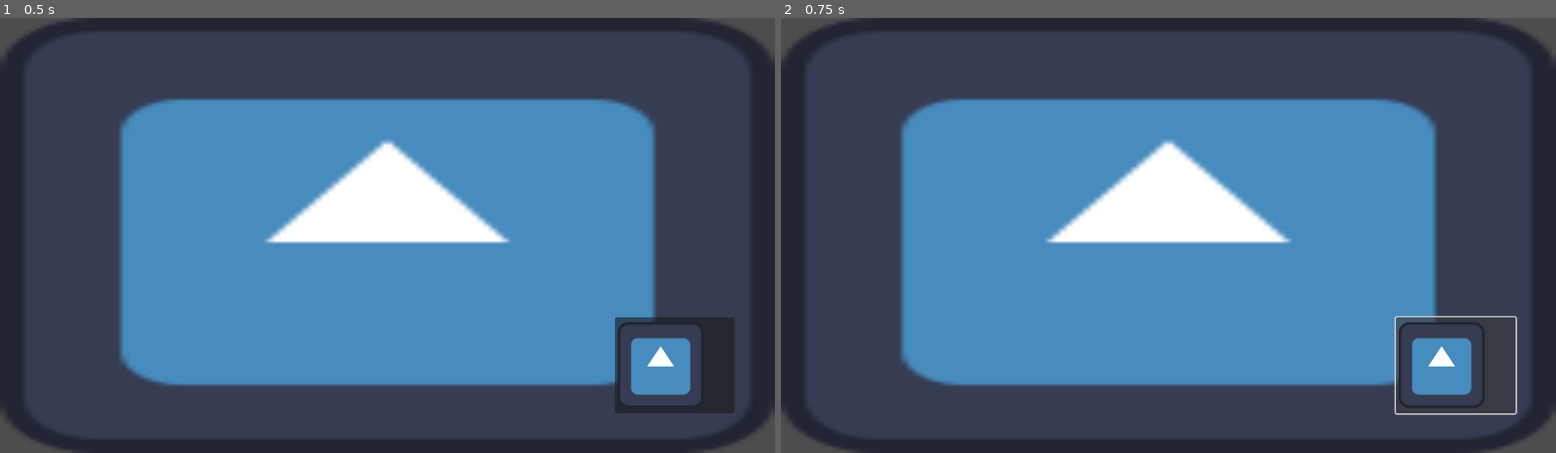
Above: before the commit, frames 1-2 (left to right).
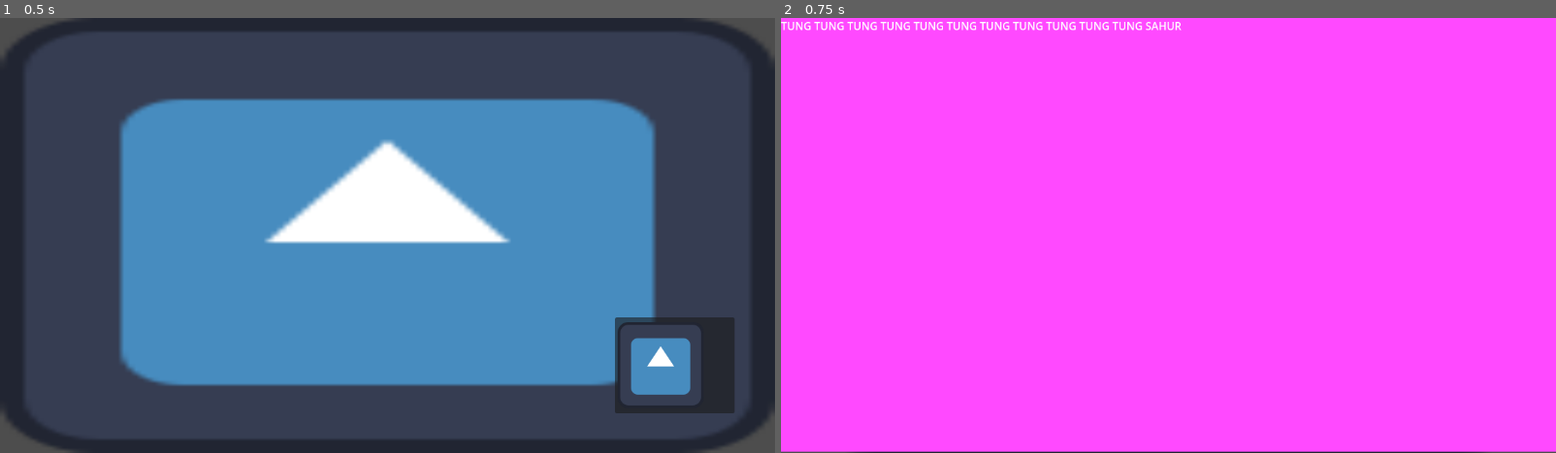
Above: after the commit, the same moments.

Repository: FedericoRigolon/LoSapeviChe
Game: Godot game, scene res://scenes/main.tscn
The game is run twice, just before and just after one commit, with the same random seed, the same clock (stepped at 60 frames per second) and the same inputs. This scene is started directly instead of the project's main scene. The engine's default icon, where the game draws it, is replaced by a stand-in: a white triangle on a blue panel in a dark square.
Inputs (mouse positions are in pixels of both pictures, inside the frame that each line leads up to):
- Up to frame 1 (0.5 s): no input
- Up to frame 2 (0.75 s): click (1455, 366) at 0.5 s

Frame 1 is identical in both runs. In frame 2, 100% of the frame differs, in the area x 0-100%, y 0-100%.
Error before the commit: Parse Error: Preload file "res://scenes/question.tcsn" does not exist. (res://scripts/main.gd:18)

Commit message:
round factory fix 2

Diff:
--- a/lo_sapevi_che/scripts/main.gd
+++ b/lo_sapevi_che/scripts/main.gd
@@ -15,7 +15,7 @@
 func round_factory(round_number):
 
 	var lambda_question = func() -> Question:
-		var question = preload("res://scenes/question.tcsn").instantiate()
+		var question = preload("res://scenes/question.tscn").instantiate()
 		match round_number:
 			1:
 				return question.setup()
@@ -33,34 +33,36 @@
 
 	var lambda_answers = func() -> Array[Answer]:
 			var answers: Array[Answer]
+			var answer = preload("res://scenes/answer.tscn").instantiate()
 
-			var answer = preload("res://scenes/answer.tcsn")
 			var correct_answer = func(text: String) -> void:
-				answer.set_script("res://scripts/right_answer.gd")
-				answers.append(answer.instantiate().setup(text))
+				answer.set_script(preload("res://scripts/right_answer.gd"))
+				answer.setup(text)
+				answers.append(answer)
 
 			var wrong_answers = func(texts: Array[String]) -> void:
-				answer.set_script("res://scripts/wrong_answer.gd")
+				answer.set_script(preload("res://scripts/wrong_answer.gd"))
 				for text in texts:
-					answers.append(answer.instantiate().setup(text))
+					answer.setup(text)
+					answers.append(answer)
 
 			var make_answer = func() -> void:
 				match round_number:
 					1:
 						correct_answer.call("a")
-						wrong_answers.call("b")
+						wrong_answers.call(["b", "c", "d"] as Array[String])
 					2:
 						correct_answer.call("a")
-						wrong_answers.call("b")
+						wrong_answers.call(["b", "c", "d"] as Array[String])
 					3:
 						correct_answer.call("a")
-						wrong_answers.call("b")
+						wrong_answers.call(["b", "c", "d"] as Array[String])
 					4:
 						correct_answer.call("a")
-						wrong_answers.call("b")
+						wrong_answers.call(["b", "c", "d"] as Array[String])
 					5:
 						correct_answer.call("a")
-						wrong_answers.call("b")
+						wrong_answers.call(["b", "c", "d"] as Array[String])
 					_:
 						return
 
Not shown: 1 places in lo_sapevi_che/scenes/main.tscn that only renumber resources
